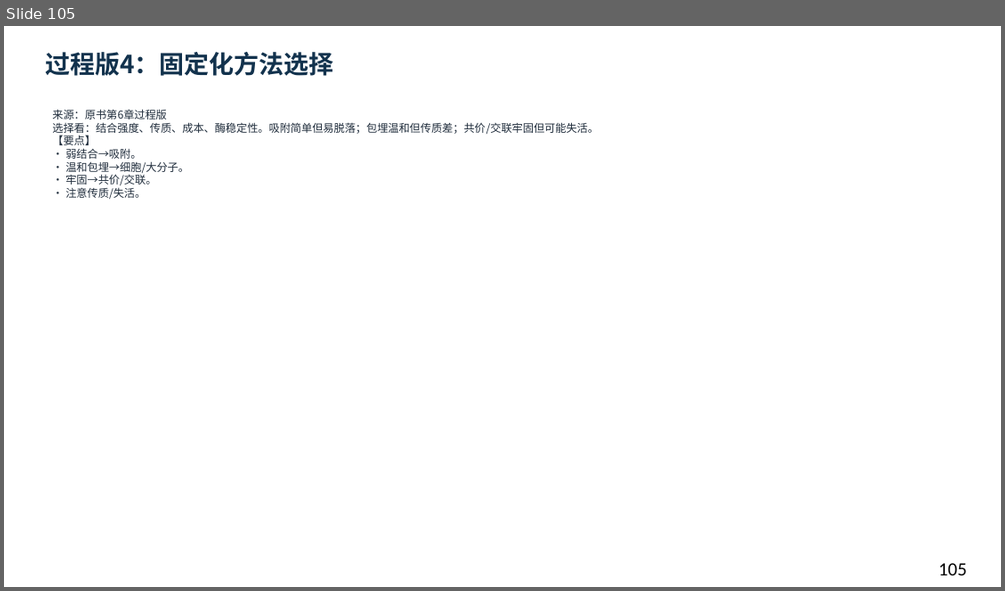
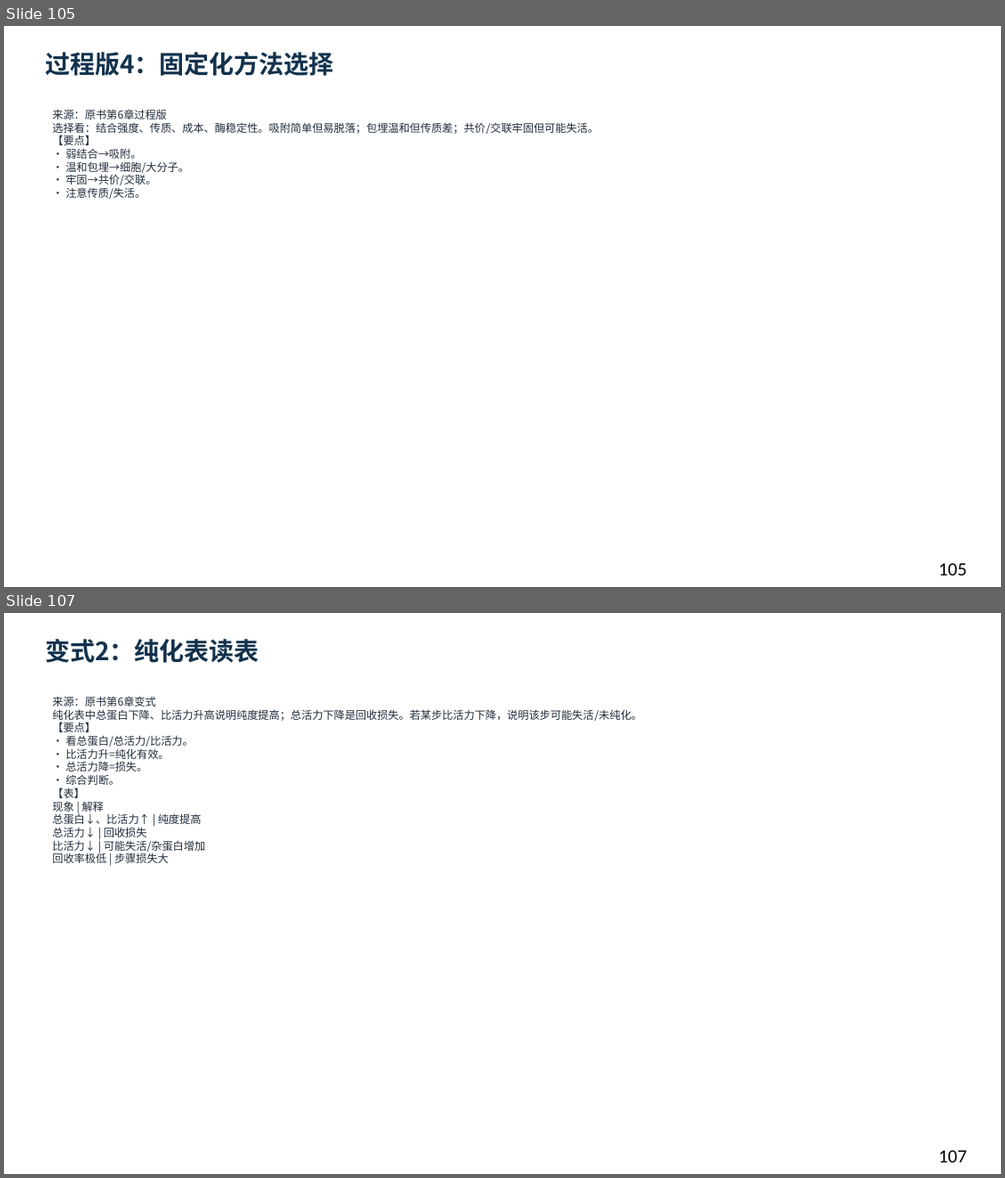
Before and after one commit to newkan-li/Biochemistry, a slide deck: downloads/bc06-ai-style.pptx. Shown one above the other, each under a label of ours: slide 105 before the commit, slides 105 and 107 after it; the slides between them are not shown. The pictures are 1005x591 and 1005x1178 pixels, drawn with LibreOffice and Linux fonts; fonts in the diff are those of the drawing. Boxes give left, top, right and bottom in pixels: in the first picture for what was removed or moved away, otherwise in the second. Text is boxed around its words. In the diff, an @@ line names an element or a change of style, - is before the commit and + after.

Commit message:
bc06补原书图卡6页+变式强化6页+网页题20→35;下载118页;版本20261112bk

```diff
--- a/downloads/bc06-ai-style.pptx
+++ b/downloads/bc06-ai-style.pptx
@@ slide 107 added at <box>4,613,1001,1174</box>, background #FFFFFF @@
@@ text added at <box>45,639,259,663</box>, 24 pt, text #12324D, bold @@
+变式2：纯化表读表
@@ text added at <box>52,696,641,863</box>, 10.5 pt, text #202D3C @@
+来源：原书第6章变式
+纯化表中总蛋白下降、比活力升高说明纯度提高；总活力下降是回收损失。若某步比活力下降，说明该步可能失活/未纯化。
+【要点】
+• 看总蛋白/总活力/比活力。
+• 比活力升=纯化有效。
+• 总活力降=损失。
+• 综合判断。
+【表】
+现象 | 解释
+总蛋白↓、比活力↑ | 纯度提高
+总活力↓ | 回收损失
+比活力↓ | 可能失活/杂蛋白增加
+回收率极低 | 步骤损失大
@@ text added at <box>938,1150,967,1162</box>, 18 pt, text #000000 @@
+107
```
Also in this commit, not shown: 1 slide changed, 11 other slides added, 12 other files.
